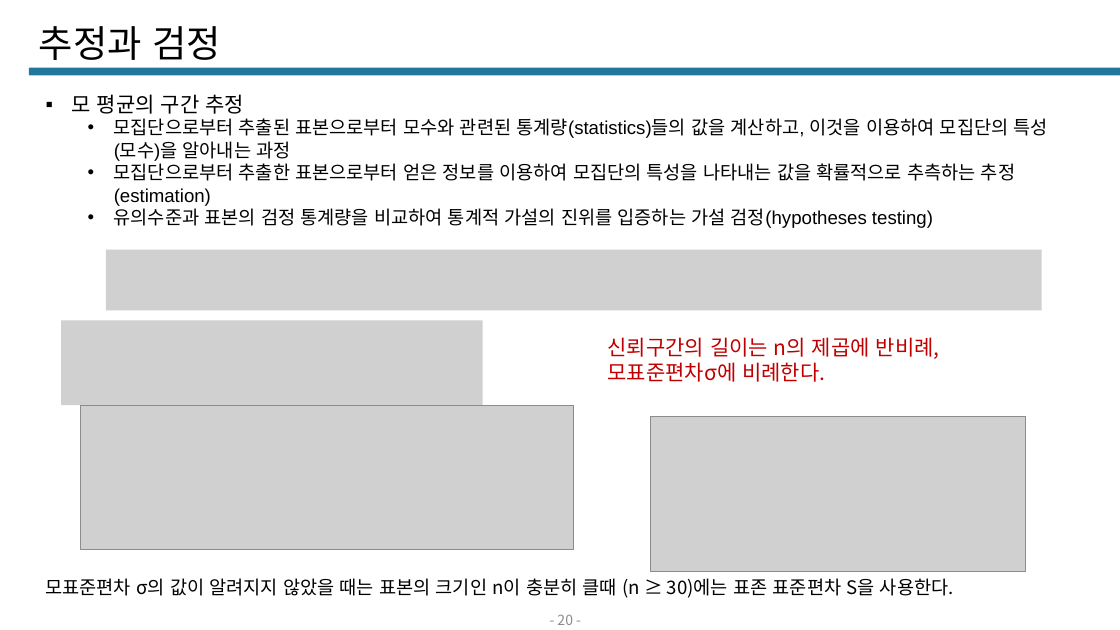
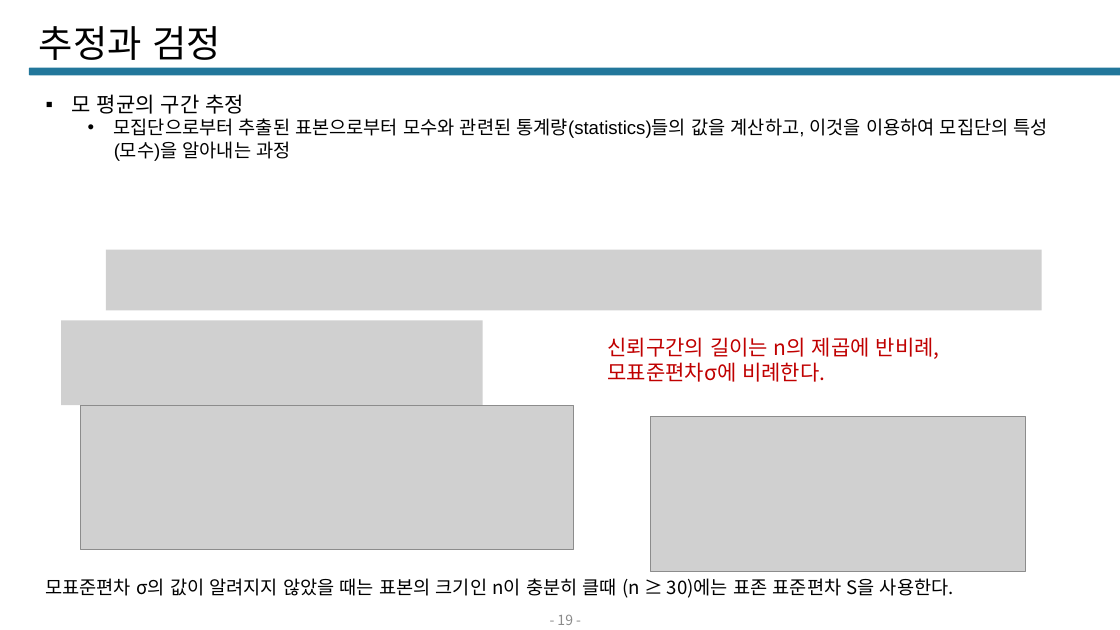
Before and after one commit to Q3333/TIL, a slide deck: slide 19 of BigData/통계/통계v3.pptx (slide 20 before the commit). Drawn at 1120x630 pixels with LibreOffice and Linux fonts; fonts in the diff are those of the drawing; grey boxes stand for pictures. Boxes give left, top, right and bottom in pixels: in the first picture for what was removed or moved away, otherwise in the second. Text is boxed around its words. In the diff, an @@ line names an element or a change of style, - is before the commit and + after.

```diff
--- a/BigData/통계/통계v3.pptx
+++ b/BigData/통계/통계v3.pptx
@@ text at (114, 160, 1015, 228): paragraphs removed @@
-  • 모집단으로부터 추출한 표본으로부터 얻은 정보를 이용하여 모집단의 특성을 나타내는 값을 확률적으로 추측하는 추정(estimation)
-  • 유의수준과 표본의 검정 통계량을 비교하여 통계적 가설의 진위를 입증하는 가설 검정(hypotheses testing)
@@ page number at (557, 614, 573, 625): text changed @@
-- 20 -
+- 19 -
```
Also in this commit, not shown: 12 other slides changed, 43 slides added, 1 slide removed, 55 other files.
